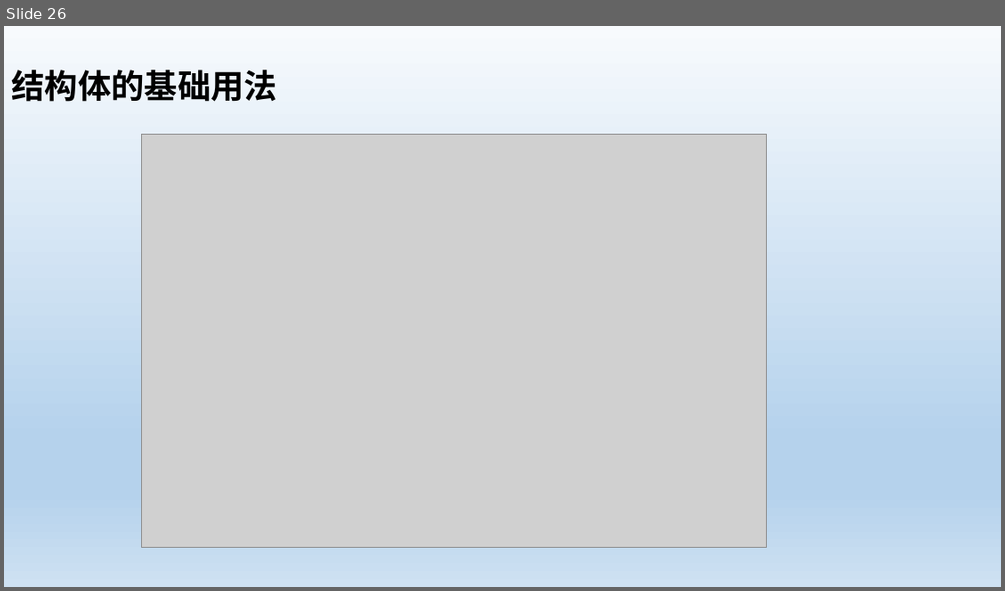
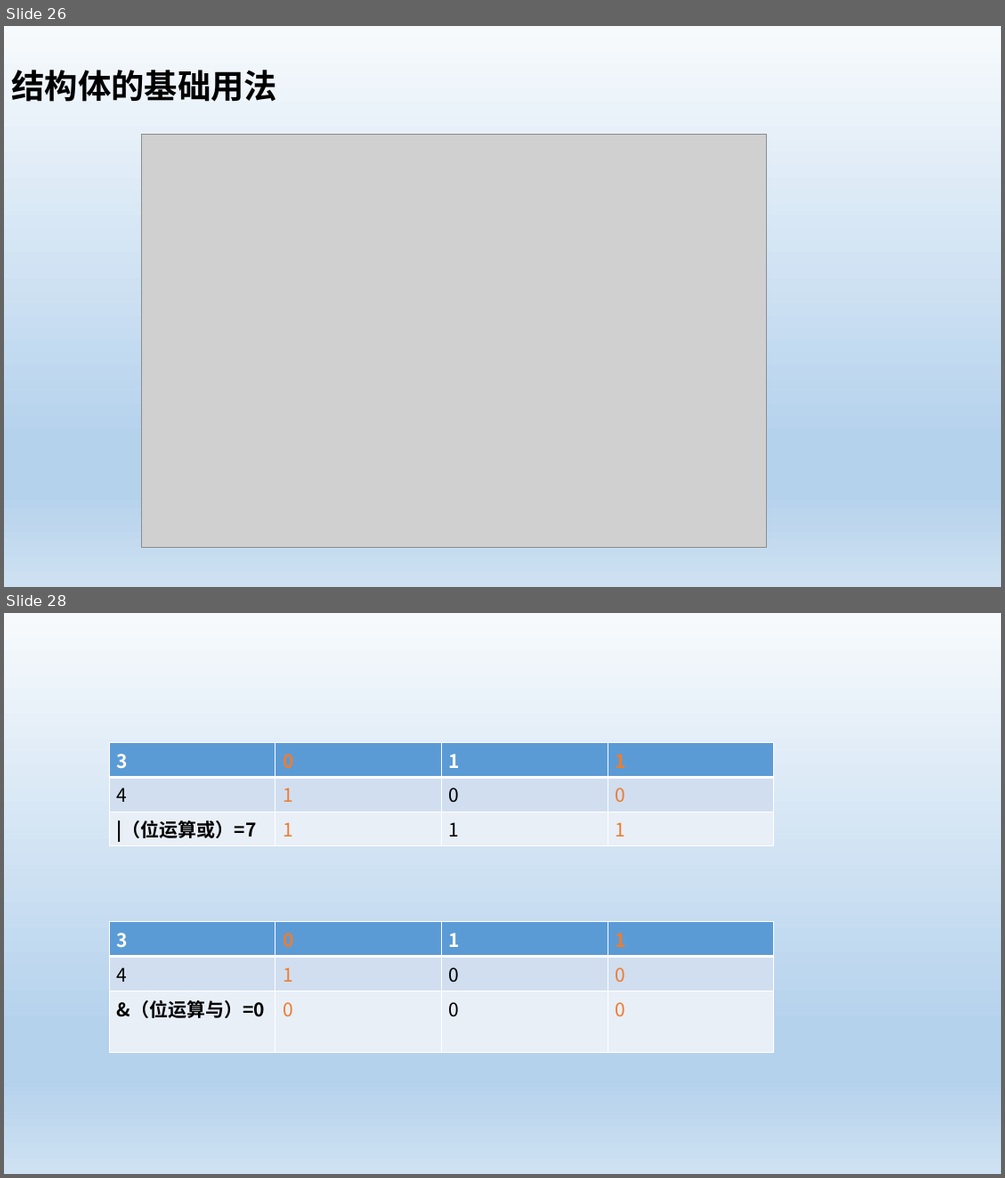
Before and after one commit to xiangjl623/Coder, a slide deck: languages/c/references/C语言-数据类型.pptx. Shown one above the other, each under a label of ours: slide 26 before the commit, slides 26 and 28 after it; the slides between them are not shown. The pictures are 1005x591 and 1005x1178 pixels, drawn with LibreOffice and Linux fonts; fonts in the diff are those of the drawing; grey boxes stand for pictures. Boxes give left, top, right and bottom in pixels: in the first picture for what was removed or moved away, otherwise in the second. Text is boxed around its words. In the diff, an @@ line names an element or a change of style, - is before the commit and + after.

```diff
--- a/languages/c/references/C语言-数据类型.pptx
+++ b/languages/c/references/C语言-数据类型.pptx
@@ slide 28 added at [4, 613, 1001, 1174], background gradient #F7FAFD to #B5D2EC to #CEE1F2 @@
@@ table added at [109, 742, 774, 844], 3 rows, 4 columns @@
+3 | 0 | 1 | 1
+4 | 1 | 0 | 0
+|（位运算或）=7 | 1 | 1 | 1
@@ table added at [109, 922, 774, 1022], 3 rows, 4 columns @@
+3 | 0 | 1 | 1
+4 | 1 | 0 | 0
+&（位运算与）=0 | 0 | 0 | 0
```
Also in this commit, not shown: 1 slide changed, 1 other slide added, 14 other files.
